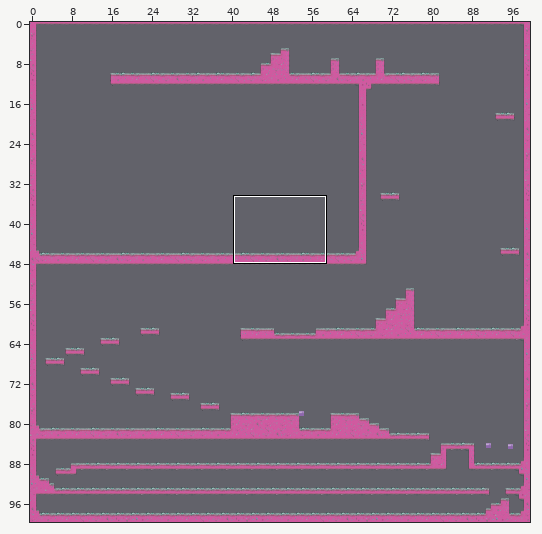
Tiled map, stored at res/maps/testmap_3.tmx. The picture above shows the old version from afar; the outline marks the close-up.
Close-up. As it was:
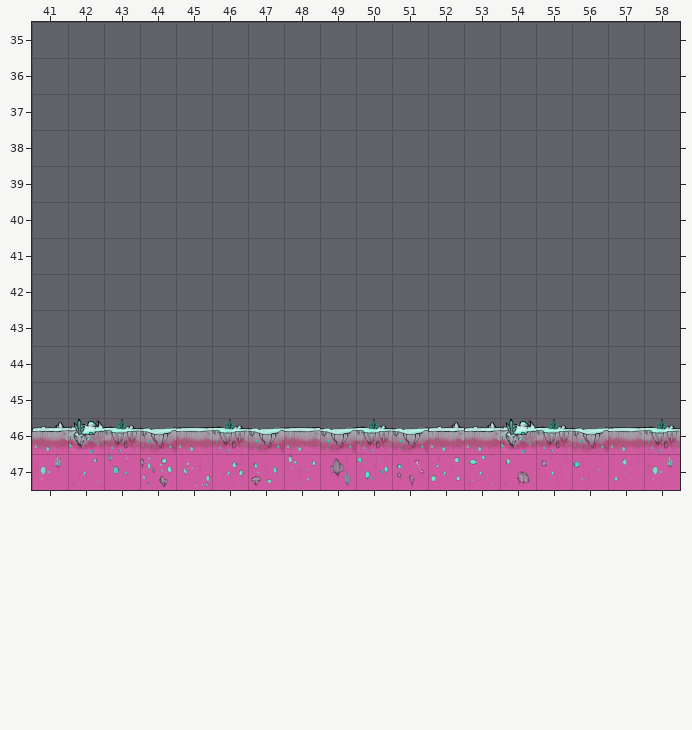
Cells are 64x64 px. Shown: x 41..58, y 35..47. The commit also changed other parts of the map, which this record leaves out.
New version:
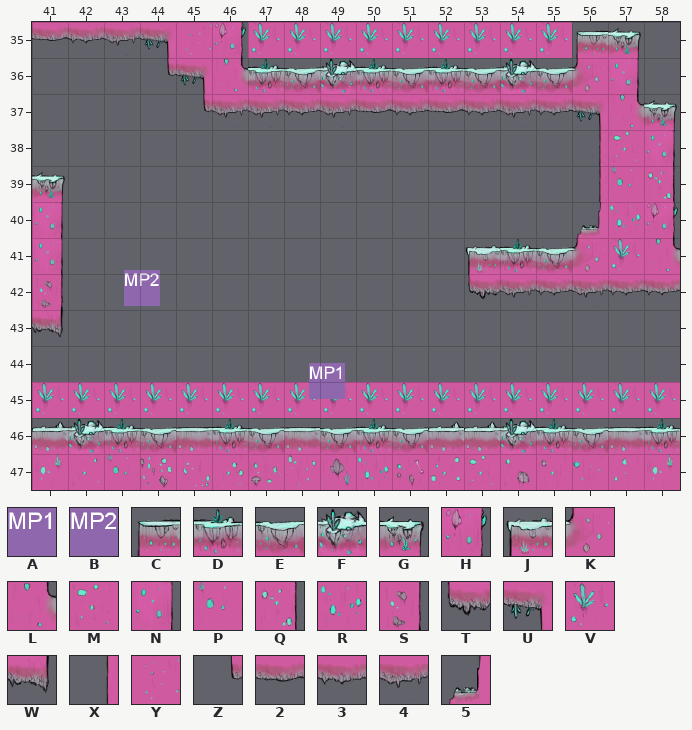
Key: from "moving_platform": A 0 "bigPlatform", B 1 "smallPlatform"; from "tiledmap_final": C 6, D 7, E 8, F 9, G 10, H 35, J 54, K 56, L 60, M 83, N 87, P 108, Q 112, R 133, S 137, T 154, U 156, V 158, W 162, X 181, Y 183, Z 206, 2 207, 3 208, 4 209, 5 212.
_ is an empty cell, . an unchanged one.
Objects are placed by their top-left corner, in cells (3,4 is the top-left corner of cell 3,4); size is 1x1 cell unless given.
Changes in this commit:
--- layer "Kachelebene 1"
@@ x 41..58 @@
-35 _________________.
-36 ...______________.
-37 ....______________
-38 ...............___
-39 _..............___
-40 _..............___
-41 _...........______
-42 _...........______
-43 _.................
+35 234UYHVVVVVVVVVCG.
+36 ...ZULDEFDEDEFEKN.
+37 ....Z4434232343ULG
+38 ...............XMN
+39 G..............XPQ
+40 N..............5RH
+41 N...........JDEKVL
+42 S...........T43433
+43 W.................
@@ x 41..58 @@
-45 __________________
+45 VVVVVVVVVVVVVVVVVV
--- layer "Objektebene 1"
+B "p14" at 43.5,41.9
+A "p13" at 48.7,44.5
